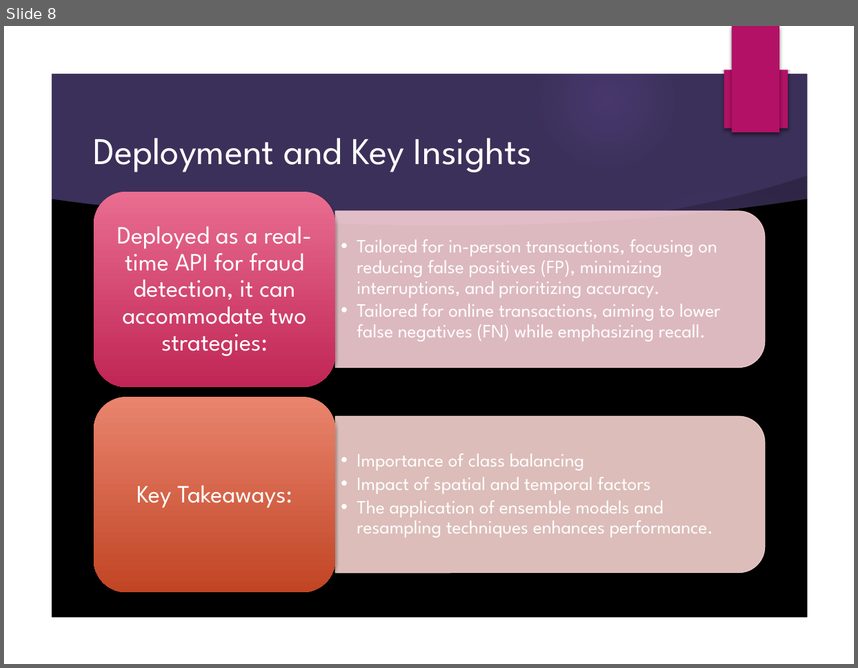
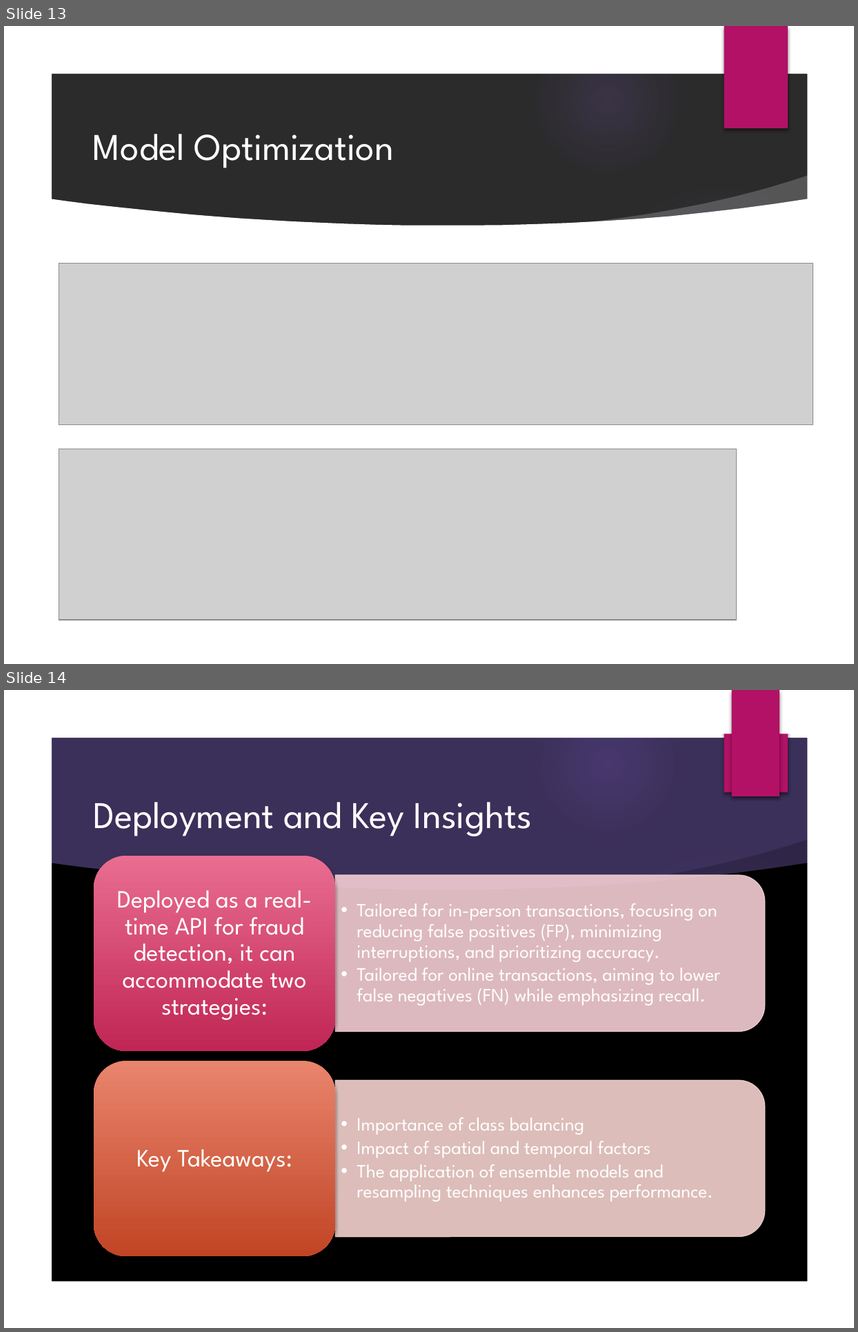
Before and after one commit to Myself-and-me/Credit_Card_Fraud_Detection, a slide deck: Credit_Card_Fraud_Detection_Presentation.pptx. Shown one above the other, each under a label of ours: slide 8 before the commit, slides 13 and 14 after it. The pictures are 858x668 and 858x1332 pixels, drawn with LibreOffice and Linux fonts; fonts in the diff are those of the drawing; grey boxes stand for pictures; background and template pictures are left out; a plain dark background stands for a picture behind light text. Boxes give left, top, right and bottom in pixels: in the first picture for what was removed or moved away, otherwise in the second. Text is boxed around its words. In the diff, an @@ line names an element or a change of style, - is before the commit and + after.

```diff
--- a/Credit_Card_Fraud_Detection_Presentation.pptx
+++ b/Credit_Card_Fraud_Detection_Presentation.pptx
@@ slide 13 added at <box>4,26,854,664</box>, background picture (left out); not listed: 7 template elements that a slide beside it also shows @@
@@ title added at <box>93,134,394,168</box>, 32 pt, text #FFFFFF @@
+Model Optimization
@@ freeform shape added at <box>595,174,818,241</box>, fill #FFFFFF at 20% opacity @@
@@ freeform shape added at <box>49,198,809,620</box>, fill #FFFFFF @@
@@ picture added at <box>59,263,813,425</box> @@
@@ picture added at <box>59,448,737,619</box> @@
@@ what was slide 8 is now slide 14 @@
```
Also in this commit, not shown: 1 slide changed, 5 other slides added, 2 other files.
